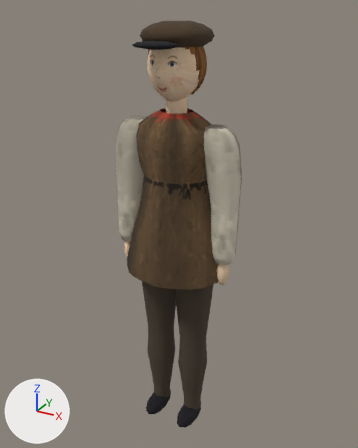
One commit to the glTF model turner/models/fireman.glb: the scene before it, then after it.
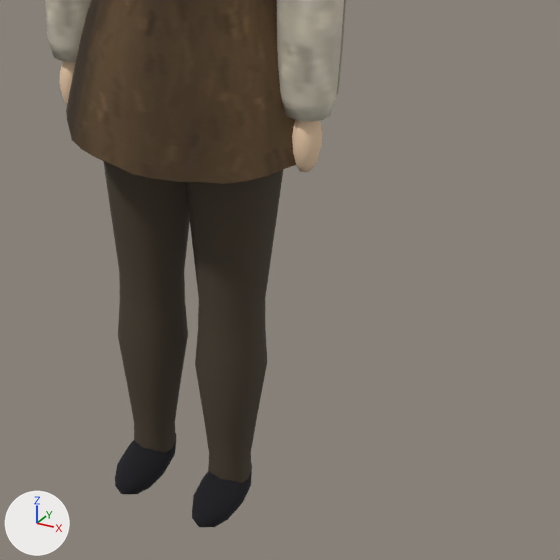
The first picture shows the older version from a 50 mm lens placed at (0.82, -1.468, 1.631), pointed at (-0.007, 0.036, 0.879). The close-ups show the older and then the newer version on the part from 28% to 91% of the width and 48% to 98% of the height of that picture. Only the edits that show in the close-ups are written down. The axes (+X, +Y, +Z) are drawn at lower left. The lights are the same throughout. Vertices at exactly the same position are counted once.

The first close-up shows 'fireman'.
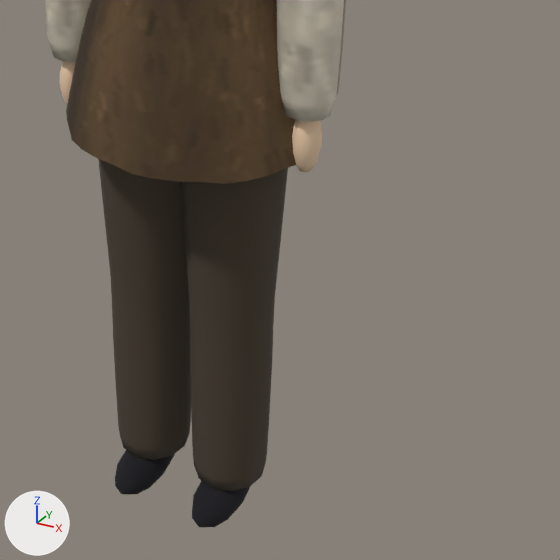
The change, as a diff of the scene's bpy script:
```diff
--- a/turner/models/fireman.glb.py
+++ b/turner/models/fireman.glb.py
@@ mat_trousers @@
+mat_trousers = principled_material('trousers')
+mat_trousers.base_color = (0.0658, 0.0478, 0.0303)  # brown #493e31
+mat_trousers.roughness = 1.0
@@ me_fireman @@
 # used by ob_fireman; location = (0.0, 0.0, 0.0)
-me_fireman.from_pydata(...)  # 2908 vertices, 5652 faces; spans x -0.25..0.25, y -0.18..0.18, z 0.01..1.59
+me_fireman.from_pydata(...)  # 3128 vertices, 6084 faces; spans x -0.25..0.25, y -0.18..0.18, z 0.01..1.59
+# me_fireman part 1: a new loose piece of 110 vertices spanning x -0.01..0.16, y -0.09..0.09, z 0.07..0.78, in mat_trousers (brown #493e31)
+# me_fireman part 2: a new loose piece of 110 vertices spanning x -0.16..0.01, y -0.09..0.09, z 0.07..0.78, in mat_trousers (brown #493e31)
 me_fireman.materials.append(mat_dress)
@@ me_fireman @@
 me_fireman.materials.append(mat_hose)
+me_fireman.materials.append(mat_trousers)  # brown #493e31
```

Location of each change, (x1, y1, x2, y2) in pixels of the close-ups (560 x 560 px):
part 1 of me_fireman, added: after (181, 168, 288, 491)
part 2 of me_fireman, added (brown): after (98, 159, 191, 460)
